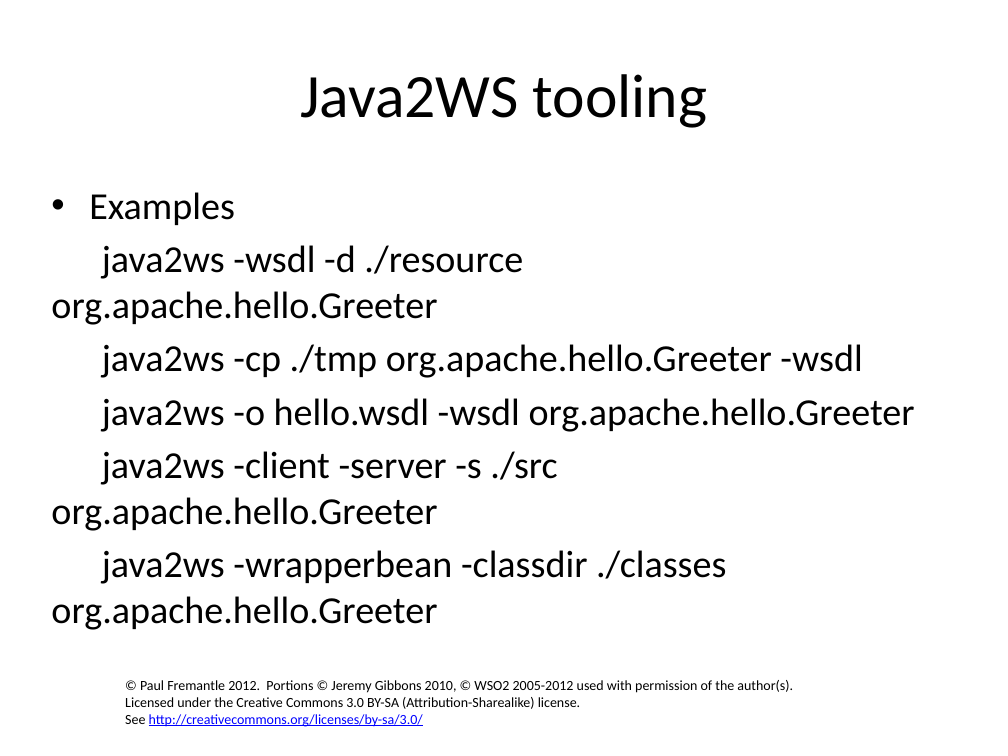
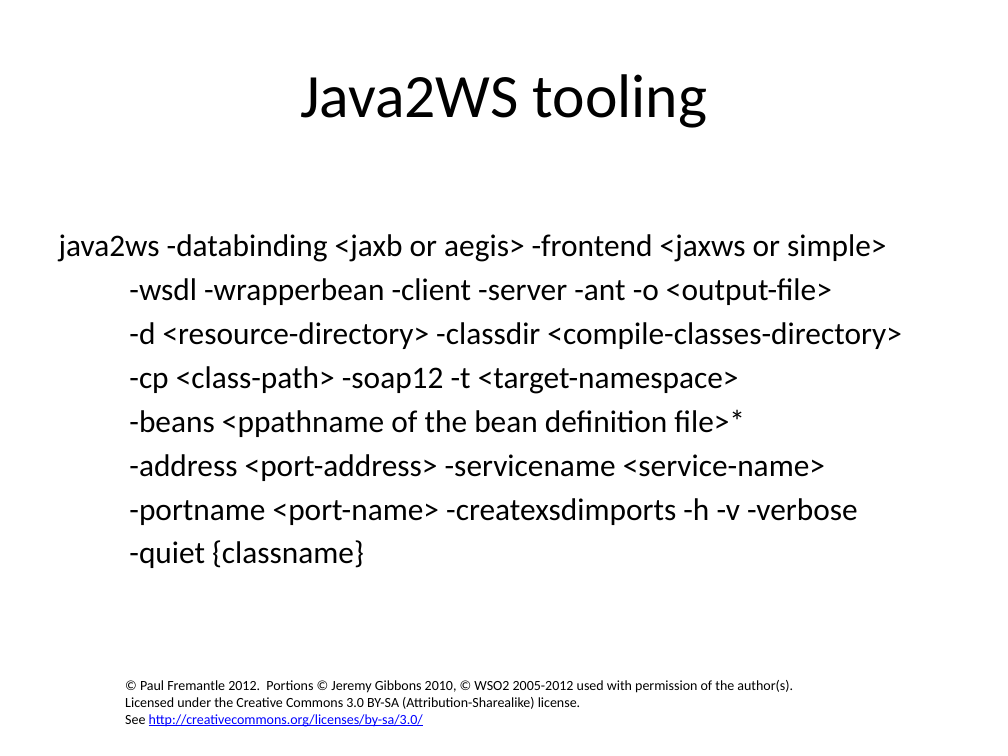
Before and after one commit to pzfreo/ox-soa-old, a slide deck: slide 14 of presentations/05-JAX-WS.pptx. Drawn at 1008x756 pixels with LibreOffice and Linux fonts; fonts in the diff are those of the drawing; background and template pictures are left out. Boxes give left, top, right and bottom in pixels: in the first picture for what was removed or moved away, otherwise in the second. Text is boxed around its words. In the diff, an @@ line names an element or a change of style, - is before the commit and + after.

```diff
--- a/presentations/05-JAX-WS.pptx
+++ b/presentations/05-JAX-WS.pptx
@@ text at box(59, 234, 901, 568): text changed; size 27.2 to 22.4 pt @@
-• Examples
-java2ws -wsdl -d ./resource org.apache.hello.Greeter
-java2ws -cp ./tmp org.apache.hello.Greeter -wsdl
-java2ws -o hello.wsdl -wsdl org.apache.hello.Greeter
-java2ws -client -server -s ./src org.apache.hello.Greeter
-java2ws -wrapperbean -classdir ./classes org.apache.hello.Greeter
+java2ws -databinding <jaxb or aegis> -frontend <jaxws or simple>
+-wsdl -wrapperbean -client -server -ant -o <output-file>
+-d <resource-directory> -classdir <compile-classes-directory>
+-cp <class-path> -soap12 -t <target-namespace>
+-beans <ppathname of the bean definition file>*
+-address <port-address> -servicename <service-name>
+-portname <port-name> -createxsdimports -h -v -verbose
+-quiet {classname}
```
Also in this commit, not shown: 9 slides added, 1 slide removed, 1 other file.
